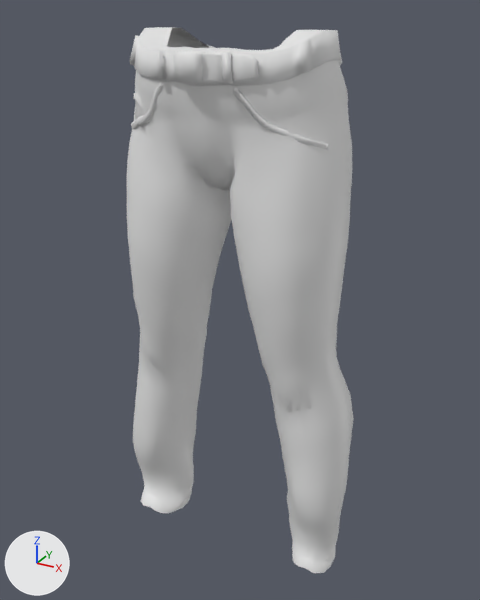
Two versions of the glTF model public/body3d/garments/female/elvs_jeans_straight_leg.glb, one commit apart.
Before and after are seen from a 50 mm lens placed at (0.502, -0.934, 0.988), pointed at (-0.001, -0.021, 0.532). Arrows for +X, +Y and +Z are at lower left; the lights stay in place. The first picture is the older version.

The first picture shows 'elvs_jeans_straight_leg'.
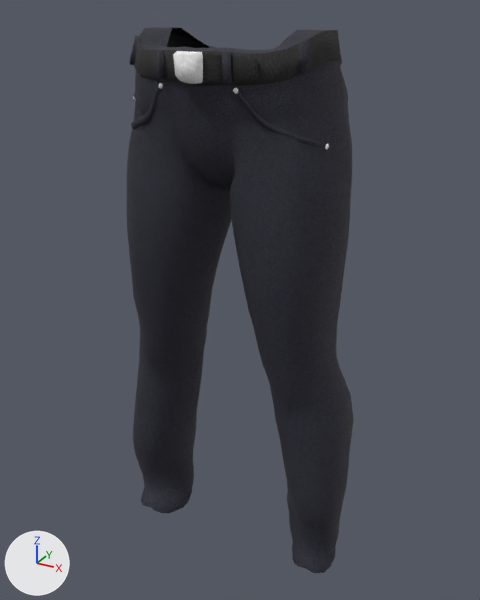
Where the change shows, as pixel boxes (x1, y1, x2, y2) in the pictures (480 x 600 px):
```json
{"object": "elvs_jeans_straight_leg", "change": "recoloured", "before": [127, 27, 354, 573], "after": [127, 27, 354, 573], "on screen": "white to black"}
```

Scene script edits in JSON lines:
```json
{"op": "add", "block": "img_jeanstex1", "code": ["img_jeanstex1 = load_image('jeanstex1', '_unpacked/jeanstex1', 1024, 1024, 'sRGB')"]}
{"op": "add", "block": "mat_elvs_jeans_straight_leg", "code": ["mat_elvs_jeans_straight_leg = principled_material('elvs_jeans_straight_leg')", "mat_elvs_jeans_straight_leg.texture = img_jeanstex1  # with its transparency", "mat_elvs_jeans_straight_leg.roughness = 0.8"]}
{"block": "me_mens_elv_jeans2slf", "where": "me_mens_elv_jeans2slf.from_pydata(...)  # 3028 vertices, 5708 faces; spans x -0.218..0.215, y -0.172..0.103, z 0.05..0.961"}
{"op": "add", "block": "me_mens_elv_jeans2slf", "code": "me_mens_elv_jeans2slf.materials.append(mat_elvs_jeans_straight_leg)  # picture img_jeanstex1"}
```
